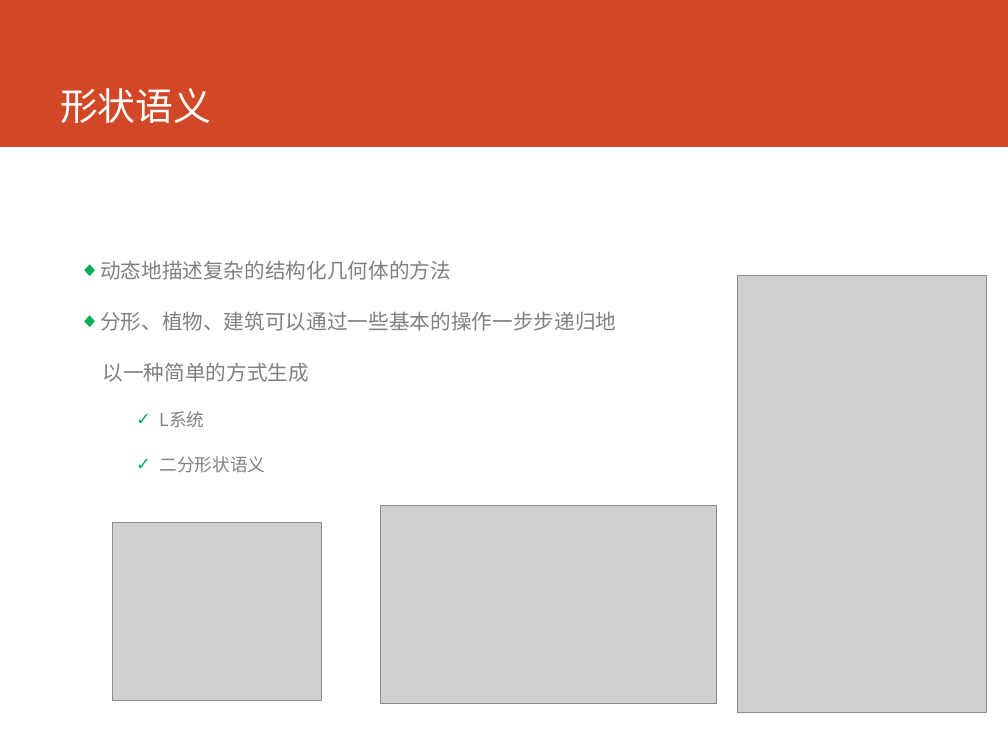
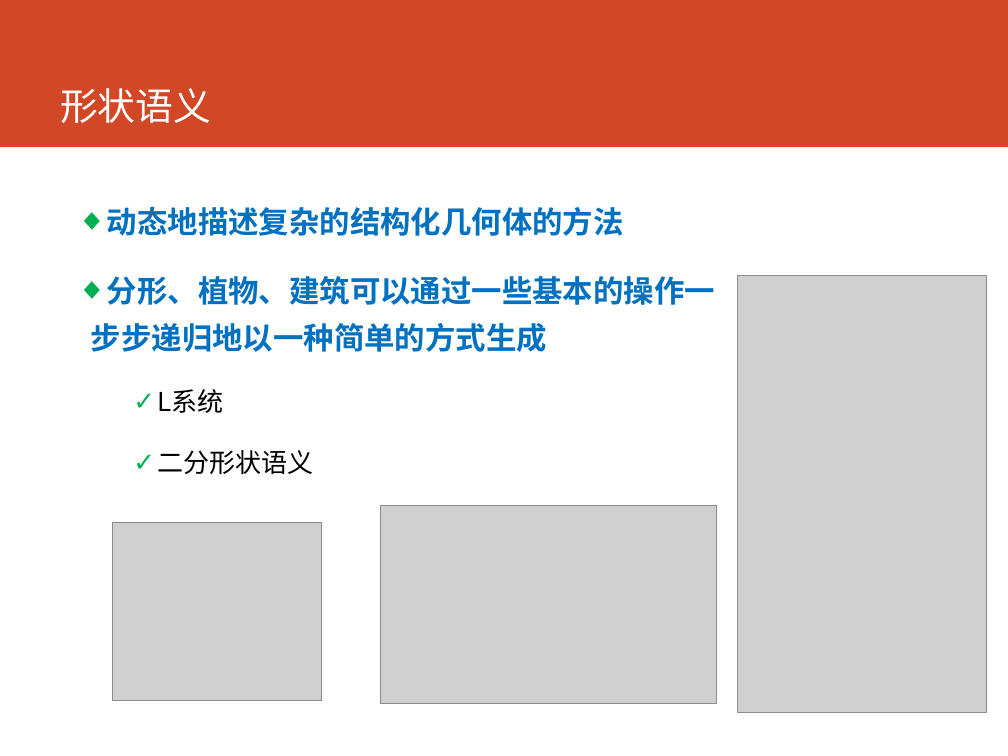
Before and after one commit to cartosquare/graduation-thesis-defenses, a slide deck: slide 5 of 基于形状语义和增强学习的建筑.pptx (slide 4 before the commit). Drawn at 1008x756 pixels with LibreOffice and Linux fonts; fonts in the diff are those of the drawing; grey boxes stand for pictures. Boxes give left, top, right and bottom in pixels: in the first picture for what was removed or moved away, otherwise in the second. Text is boxed around its words. In the diff, an @@ line names an element or a change of style, - is before the commit and + after.

```diff
--- a/基于形状语义和增强学习的建筑.pptx
+++ b/基于形状语义和增强学习的建筑.pptx
@@ text "动态地描述复杂的结构化几何体的方法": place and size @@
-text "动态地描述复杂的结构化几何体的方法" at (100, 260, 617, 473)
+text "动态地描述复杂的结构化几何体的方法" at (91, 207, 715, 474)
@@ text at (107, 207, 624, 474): size 14.7 to 21.7 pt, text colour #808080 to #0070C0, bold on in "动态地描述复杂的结构化几何体的方法"; size 12.6 to 18.6 pt, text colour #808080 to #000000 in "L系统", "二分形状语义"; more space between paragraphs @@
@@ text at (91, 276, 715, 352): text changed; size 14.7 to 21.7 pt; text colour #808080 to #0070C0; bold on @@
-◆ 分形、植物、建筑可以通过一些基本的操作一步步递归地
-以一种简单的方式生成
+◆ 分形、植物、建筑可以通过一些基本的操作一步步递归地以一种简单的方式生成
```
Also in this commit, not shown: 15 other slides changed, 2 slides added.
